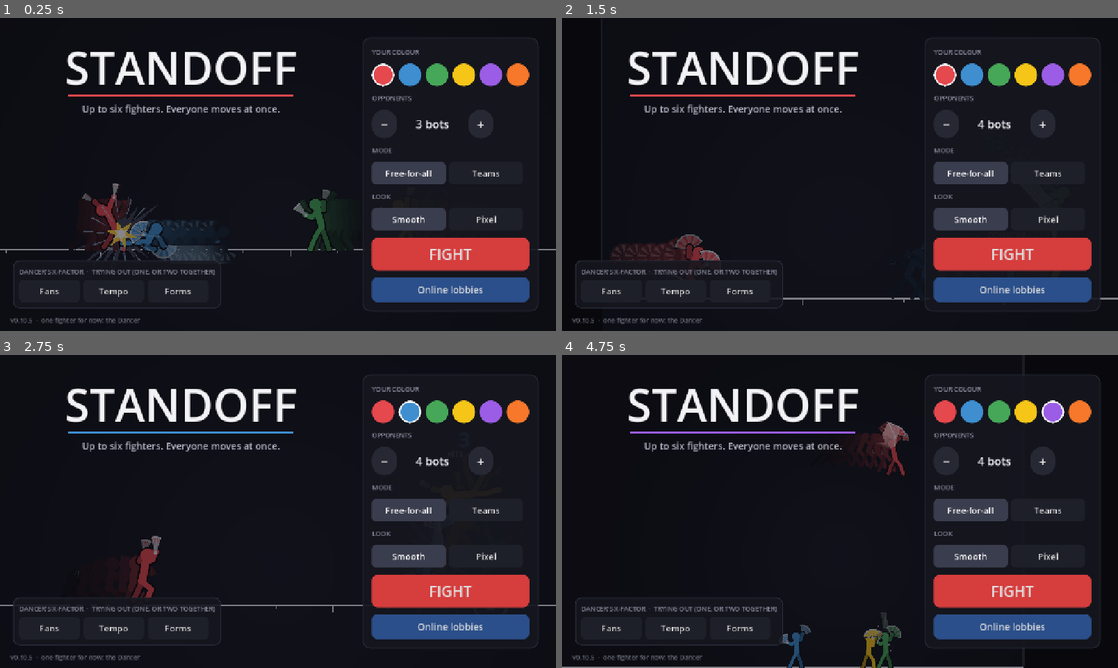
Above: before the commit, frames 1-4 (two rows, left to right).
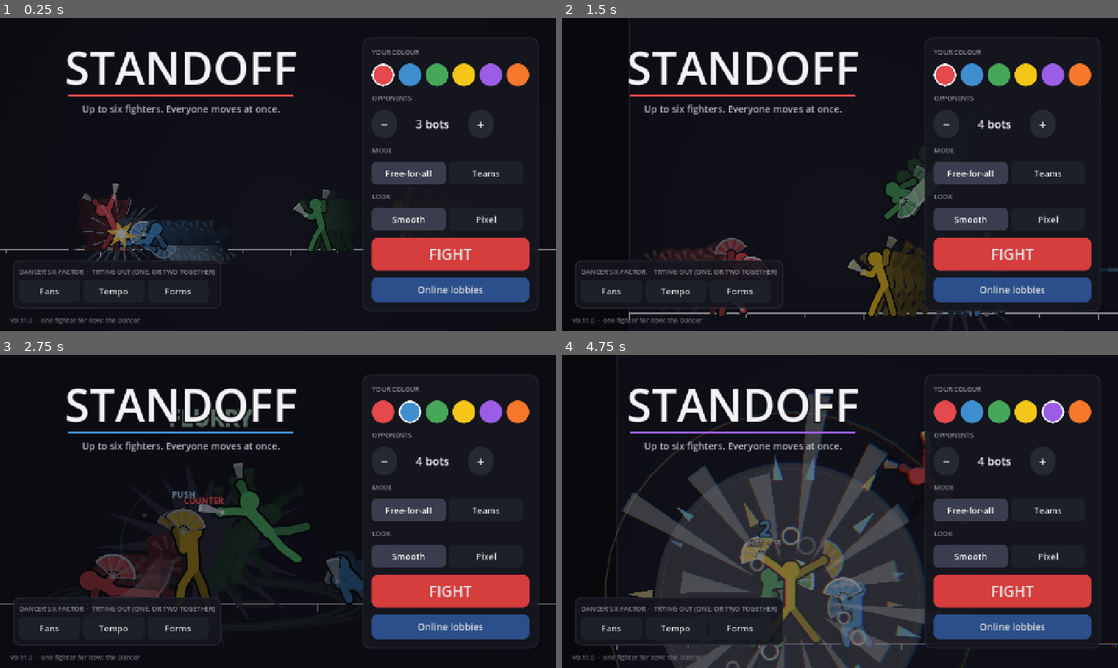
Above: after the commit, the same moments.

Repository: Veriduim/standoff
Game: Godot game, scene res://scenes/main.tscn
The game is run twice, just before and just after one commit, with the same random seed, the same clock (stepped at 60 frames per second) and the same inputs.
Inputs (mouse positions are in pixels of both pictures, inside the frame that each line leads up to):
- Up to frame 1 (0.25 s): no input
- Up to frame 2 (1.5 s): click "+" at 0.5 s; click (945, 74) at 1.27 s
- Up to frame 3 (2.75 s): click (411, 411) at 2.02 s
- Up to frame 4 (4.75 s): click (1001, 411) at 2.77 s; click (1023, 411) at 3.52 s; click (1051, 411) at 4.27 s

The runs differ from the first frame. In frame 1, less than 0.1% of the frame differs, in the area x 4-6%, y 96-98%; in frame 2, 4.3%; in frame 3, 5.3%; in frame 4, 27%, in the area x 0-100%, y 12-100%.

Commit message:
0.11.0: better movement - momentum into attacks, lunge Distance, a movement tool per style (Timmy 23:23 "Have we made it so more of our moves allow for better movement? Along with incorporating some of these into the styles")
- momentum: an attack started on the move slides on through its startup (Sim.CARRY 0.95 friction) and its lunge never
  slows a faster slide - a dash into a Straight carries her into it
- Distance on the lunging attacks (Straight, Side Kick, Sweep, Knee Dash, Silk Glide): 0 on the spot, 100 the full
  lunge - the pick panel's slider, as on dashes
- Fans: Fan Step - blink to your thrown fan and catch it (Ninja's swap to his shuriken; the mods' props); thrown fans
  trail a ribbon of her colour
- Tempo: each beat moves her 8% faster (Sim.TEMPO_MOVE); her beats orbit her as shards of her colour (Yharim's aura)
- Forms: Snap Step - a quick untouchable step in the Snap form; Encore ends in a giant fan sweep
- tests: 5 movement checks; dev: --moveshots plays a+b sequences, --xf, --beats

Co-Authored-By: Claude Opus 5.5 <noreply@anthropic.com>
Claude-Session: https://claude.ai/code/session_019cpLLa1bA2ND22yfhrkoYF

Diff:
--- a/project.godot
+++ b/project.godot
@@ -11,7 +11,7 @@
 [application]
 
 config/name="Standoff"
-config/version="0.10.5"
+config/version="0.11.0"
 config/icon="res://assets/icon.png"
 run/main_scene="res://scenes/main.tscn"
 config/features=PackedStringArray("4.7", "GL Compatibility")
--- a/scripts/dev/move_shots.gd
+++ b/scripts/dev/move_shots.gd
@@ -1,5 +1,7 @@
 extends Node
 ## Dev: any moves as they play - one on one, the other standing still; for each move a strip of frames through it.
+##   godot --path . -- --moveshots=<dir>:<move>,<move>+<next>@<gap>...   (a+b: b picked at her next pick;
+##   -- --xf=fans,tempo sets the styles, -- --beats=N her Tempo)
 ##   godot --path . -- --moveshots=<dir>:<move>,<move>@<gap>...   ->  <dir>/<move>.png (a strip of 5 frames; @gap: how
 ##   far apart they start, 90 if not given)
 
@@ -18,13 +20,21 @@
 	var out := arg.get_slice(":", 0) + ":" + arg.get_slice(":", 1) if arg.get_slice_count(":") > 2 else arg.get_slice(":", 0)
 	var list := arg.get_slice(":", arg.get_slice_count(":") - 1).split(",", false)
 	DirAccess.make_dir_recursive_absolute(out)
+	var beats := 0
+	for a in OS.get_cmdline_user_args():
+		if a.begins_with("--xf="):
+			game.home.xf = Sim.xf_set(a.trim_prefix("--xf="))
+		elif a.begins_with("--beats="):
+			beats = int(a.trim_prefix("--beats="))
 	for item in list:
-		var mid := item.get_slice("@", 0)
+		var seq := item.get_slice("@", 0).split("+")
+		var mid := seq[0]
 		var gap := float(item.get_slice("@", 1)) if item.contains("@") else 90.0
 		game.start_local(1, "ffa", 0)
 		game.bots[1] = Still.new()
 		game.sim.fighters[1].burst = 0
 		game.sim.fighters[0].meter = Sim.METER_MAX   # (supers too)
+		game.sim.fighters[0].tempo = beats
 		game.sim.fighters[0].pos = Vector2(-gap / 2.0, 0.0)
 		game.sim.fighters[1].pos = Vector2(gap / 2.0, 0.0)
 		game.sim.fighters[0].facing = 1
@@ -39,8 +49,13 @@
 				var shown: int = game._first_tick + game._shown
 				if shown >= t0 + 6 * (k + 1) or game.phase == "over":
 					break
-				if game.phase == "pick":   # (a stop for a pick: carry on as you are)
-					game._commit({"move": "hold"})
+				if game.phase == "pick":   # (a stop for a pick: the next in the sequence, else carry on as you are)
+					var nxt := "hold"
+					if seq.size() > 1 and game.sim.fighters[0].actionable() or (seq.size() > 1
+							and game.sim.legal_moves(0).has(seq[1])):
+						nxt = seq[1]
+						seq.remove_at(1)
+					game._commit({"move": nxt, "x": 1.0})
 				await get_tree().process_frame
 			await RenderingServer.frame_post_draw
 			shots.append(get_viewport().get_texture().get_image())
@@ -51,7 +66,7 @@
 			var im := shots[k]
 			im.resize(w, h)
 			strip.blit_rect(im, Rect2i(0, 0, w, h), Vector2i(w * k, 0))
-		strip.save_png(out.path_join(mid + ".png"))
+		strip.save_png(out.path_join(item.get_slice("@", 0).replace("+", "_") + ".png"))
 		print("shot ", mid)
 		for _i in 600:
 			if game.phase == "pick" or game.phase == "over":
--- a/scripts/sim/bot.gd
+++ b/scripts/sim/bot.gd
@@ -14,7 +14,7 @@
 	"airthrow", "airjump"]
 const GRABS := ["grab", "hiptoss", "spinthrow"]
 const SUPERS := ["flurry", "cyclone", "finale"]
-const CLOSE_IN := ["walk", "dash", "roll", "kneedash", "floorslide"]
+const CLOSE_IN := ["walk", "dash", "roll", "kneedash", "floorslide", "snapstep", "fanstep"]
 const BACK_OFF := ["backstep", "walk", "dash"]
 
 var rng := RandomNumberGenerator.new()
--- a/scripts/sim/moves.gd
+++ b/scripts/sim/moves.gd
@@ -113,7 +113,7 @@
 				"block": 6, "chip": 1, "group": 0}],
 			"pose": [[0, "jab_wind"], [3, "jab_hit"], [8, "idle"]]},
 		"straight": {"name": "Straight", "tab": "attack", "kind": "attack", "proration": 1, "frames": 20, "where": "ground",
-			"aim": "facing", "motion": [[3, 9, 6.5, 0.0]],
+			"aim": "facing", "motion": [[3, 9, 6.5, 0.0]], "dist": [20, 20, 0.0],
 			"hits": [{"from": 7, "to": 9, "box": [10, -82, 66, 20], "dmg": 32, "stun": 16, "kb": [5.0, -1.0],
 				"block": 10, "chip": 2, "group": 0}],
 			"pose": [[0, "jab_wind"], [7, "straight"], [13, "idle"]]},
@@ -123,7 +123,7 @@
 				"block": 8, "chip": 1, "group": 0, "height": "low"}],
 			"pose": [[0, "crouch"], [5, "low_kick"], [10, "idle"]]},
 		"sidekick": {"name": "Side Kick", "tab": "attack", "kind": "attack", "frames": 24, "where": "ground",
-			"aim": "facing", "motion": [[2, 9, 6.0, 0.0]],
+			"aim": "facing", "motion": [[2, 9, 6.0, 0.0]], "dist": [24, 24, 0.0],
 			"hits": [{"from": 8, "to": 10, "box": [12, -66, 78, 22], "dmg": 40, "stun": 18, "kb": [9.0, -2.0],
 				"block": 12, "chip": 3, "group": 0, "splat": true}],
 			"pose": [[0, "kick_wind"], [8, "side_kick"], [15, "idle"]]},
@@ -140,7 +140,7 @@
 				"block": 12, "chip": 4, "group": 0}],
 			"pose": [[0, "crouch"], [7, "spin1"], [10, "spin2"], [14, "idle"]], "icon": "spin2"},
 		"sweep": {"name": "Sweep", "tab": "attack", "floor": true, "kind": "attack", "proration": -1, "frames": 28, "where": "ground",
-			"aim": "facing", "motion": [[3, 12, 6.0, 0.0]],
+			"aim": "facing", "motion": [[3, 12, 6.0, 0.0]], "dist": [28, 28, 0.0],
 			"hits": [{"from": 9, "to": 11, "box": [10, -22, 84, 22], "dmg": 30, "stun": 34, "kb": [3.0, -3.0],
 				"block": 10, "chip": 2, "group": 0, "height": "low", "knockdown": true}],
 			"pose": [[0, "crouch"], [9, "sweep"], [18, "crouch"], [24, "idle"]]},
@@ -150,7 +150,7 @@
 				"block": 14, "chip": 5, "group": 0, "bounce": true, "height": "high", "knockdown": true}],
 			"pose": [[0, "kick_wind"], [8, "axe_up"], [15, "axe_down"], [24, "idle"]], "icon": "axe_up"},
 		"kneedash": {"name": "Knee Dash", "tab": "attack", "kind": "attack", "frames": 26, "where": "ground",
-			"aim": "facing", "motion": [[4, 14, 13.0, 0.0]],
+			"aim": "facing", "motion": [[4, 14, 13.0, 0.0]], "dist": [26, 26, 0.15],
 			"hits": [{"from": 6, "to": 14, "box": [10, -70, 40, 34], "dmg": 34, "stun": 18, "kb": [6.0, -3.0],
 				"block": 10, "chip": 3, "group": 0, "guardbreak": true}],
 			"pose": [[0, "dash"], [5, "knee"], [17, "idle"]]},
@@ -302,7 +302,7 @@
 				"block": 10, "chip": 2, "group": 0}],
 			"pose": [[0, "fan_low"], [8, "fan_up"], [20, "idle"]], "icon": "fan_up"},
 		"glide": {"name": "Silk Glide", "tab": "special", "kind": "attack", "frames": 30, "where": "ground",
-			"aim": "facing", "shot_invuln": [2, 18], "motion": [[3, 18, 15.0, 0.0]],
+			"aim": "facing", "shot_invuln": [2, 18], "motion": [[3, 18, 15.0, 0.0]], "dist": [30, 30, 0.2],
 			"hits": [{"from": 6, "to": 18, "box": [12, -54, 54, 44], "dmg": 30, "stun": 22, "kb": [8.0, -6.0],
 				"block": 8, "chip": 3, "group": 0, "height": "low"}],
 			"pose": [[0, "crouch"], [3, "glide"], [20, "crouch"], [26, "idle"]], "icon": "glide"},
@@ -316,12 +316,16 @@
 			"hits": [{"from": 4, "to": 6, "box": [6, -100, 96, 64], "dmg": 26, "stun": 16, "kb": [5.0, -2.0],
 				"block": 8, "chip": 2, "group": 0}],
 			"pose": [[0, "throw_wind"], [4, "throw_out"], [12, "idle"]], "icon": "throw_out"},
+		"fanstep": {"name": "Fan Step", "tab": "move", "kind": "move", "xf": "fans", "needs_out": true, "blink_at": 5,
+			"frames": 16, "where": "both", "aim": "none", "float": true, "invuln": [0, 8],
+			"pose": [[0, "crouch"], [5, "dash"], [10, "idle"]], "icon": "dash"},
 		"recall": {"name": "Recall", "tab": "special", "kind": "special", "xf": "fans", "recall_at": 3, "frames": 12,
 			"where": "both", "aim": "none", "float": true,
 			"pose": [[0, "throw_out"], [3, "throw_wind"], [9, "idle"]], "icon": "throw_wind"},
 		# Tempo: a beat for landing or having a move blocked, or dodging through a hit; four = Encore (spends them)
 		"encore": {"name": "Encore", "tab": "special", "kind": "attack", "xf": "tempo", "tempo": 4, "no_cancel": true,
 			"frames": 46, "where": "ground", "aim": "facing", "motion": [[2, 30, 4.5, 0.0]],
+			"cue": {"at": 28, "type": "sweep_up"},
 			"hits": [{"from": 6, "to": 8, "box": [4, -96, 64, 70], "dmg": 16, "stun": 18, "kb": [2.0, -1.0], "block": 6,
 				"chip": 1, "group": 0},
 				{"from": 13, "to": 15, "box": [4, -60, 70, 50], "dmg": 16, "stun": 18, "kb": [2.0, -1.0], "block": 6,
@@ -345,6 +349,9 @@
 			"hits": [{"from": 2, "to": 3, "box": [8, -88, 50, 26], "dmg": 13, "stun": 12, "kb": [2.0, 0.0], "block": 5,
 				"chip": 1, "group": 0}],
 			"pose": [[0, "snap"], [2, "jab_hit"], [6, "snap"]], "icon": "jab_hit"},
+		"snapstep": {"name": "Snap Step", "tab": "move", "kind": "move", "xf": "forms", "form": "snap", "interrupt": true,
+			"frames": 10, "where": "ground", "aim": "facing", "invuln": [1, 4], "motion": [[1, 6, 18.0, 0.0]],
+			"dist": [10, 10, 0.3], "pose": [[0, "snap"], [1, "dash"], [7, "snap"]], "icon": "dash"},
 		"snapkick": {"name": "Snap Kick", "tab": "attack", "kind": "attack", "xf": "forms", "form": "snap",
 			"frames": 17, "where": "ground", "aim": "facing", "motion": [[2, 7, 5.0, 0.0]],
 			"hits": [{"from": 4, "to": 6, "box": [8, -112, 74, 44], "dmg": 30, "stun": 18, "kb": [5.0, -4.0], "block": 8,
--- a/scripts/sim/sim.gd
+++ b/scripts/sim/sim.gd
@@ -107,6 +107,8 @@
 const TEMPO_MAX := 4          ## Tempo: beats; Encore at four
 const TEMPO_DMG := 0.06       ## ...each beat: this much more damage
 const TEMPO_FADE := 300       ## ...a beat fades after this long without a new one
+const TEMPO_MOVE := 0.08      ## ...and each beat moves her this much faster (dashes, steps, jumps)
+const CARRY := 0.95           ## friction in an attack's startup - she slides on with her momentum (FRICTION otherwise)
 const FORMS := ["flow", "snap", "floor"]
 const FLOOR_HEIGHT := 56.0    ## Forms: how tall she is in the Floor form (high hits pass over)
 const SNAP_DMG := 1.15        ## ...the Snap form's strikes: more damage...
@@ -290,7 +292,7 @@
 	if xf.has("fans"):
 		if f.fans < int(m.get("fans", 0)):
 			return false
-		if m.has("recall_at") and not _fans_out(f):
+		if (m.has("recall_at") or m.has("needs_out")) and not _fans_out(f):
 			return false
 	if xf.has("tempo") and f.tempo < int(m.get("tempo", 0)):
 		return false
@@ -657,10 +659,19 @@
 		return
 	var m := Moves.move(f.character, f.move)
 	var k := lerpf(float(m["dist"][2]), 1.0, f.dist) if m.has("dist") else 1.0   # (a short one goes slower)
+	var kind := str(m.get("kind", ""))
+	if xf.has("tempo") and kind == "move":   # (Tempo: each beat moves her faster)
+		k *= 1.0 + TEMPO_MOVE * float(f.tempo)
+	if m.has("blink_at") and int(m["blink_at"]) == f.frame:   # (Fan Step: to her thrown fan, in a blink)
+		_blink(f)
 	for seg: Array in m.get("motion", []):
 		if f.frame >= int(seg[0]) and f.frame <= int(seg[1]):
 			var vx := _val(seg[2], f) * k
-			f.vel.x = vx if seg[2] is Array else vx * f.facing   # (a picked direction is already left / right)
+			var nx := vx if seg[2] is Array else vx * f.facing   # (a picked direction is already left / right)
+			# (an attack's lunge keeps any faster momentum the same way - 23:23 "better movement")
+			if kind in ["attack", "special", "super"] and signf(f.vel.x) == signf(nx) and absf(f.vel.x) > absf(nx):
+				nx = f.vel.x
+			f.vel.x = nx
 			f.vel.y = _val(seg[3], f) * k
 
 
@@ -700,7 +711,7 @@
 				f.move = ""
 		# sliding to a stop (knockback, the end of a step) unless a move is pushing them this frame
 		if not _pushing(f):
-			f.vel.x *= FRICTION
+			f.vel.x *= CARRY if _in_startup(f) else FRICTION   # (an attack's startup slides on with her momentum)
 			if absf(f.vel.x) < 0.05:
 				f.vel.x = 0.0
 	var half := float(Moves.stats(f.character)["width"]) / 2.0
@@ -739,6 +750,35 @@
 	f.kd = false
 	f.vel.x *= 0.3
 	_event("down", f, null)
+
+
+## In an attack's startup (before its first hit) - momentum carries through it.
+func _in_startup(f: Fighter) -> bool:
+	if f.move == "" or f.stun > 0 or f.blockstun > 0 or f.lock > 0:
+		return false
+	var m := Moves.move(f.character, f.move)
+	if not str(m.get("kind", "")) in ["attack", "special", "super", "grab"]:
+		return false
+	var hits: Array = m.get("hits", [])
+	return not hits.is_empty() and f.frame < int(hits[0]["from"])
+
+
+## Fan Step: she blinks to her nearest fan in the air (a step off the ground at most) and catches it.
+func _blink(f: Fighter) -> void:
+	var best: Dictionary = {}
+	for s: Dictionary in shots:
+		if int(s["owner"]) == f.id and bool(s.get("ret", false)) and (best.is_empty()
+				or (s["pos"] as Vector2).distance_to(f.pos) < (best["pos"] as Vector2).distance_to(f.pos)):
+			best = s
+	if best.is_empty():
+		return
+	var to: Vector2 = best["pos"]
+	_event("blink", f, null, 0, {"from": [f.pos.x, f.pos.y]})
+	f.pos = Vector2(clampf(to.x, -half + 20.0, half - 20.0), minf(0.0, to.y + 60.0))
+	f.vel = Vector2.ZERO
+	shots.erase(best)
+	f.fans = mini(FANS_MAX, f.fans + 1)
+	_event("catch", f, null)
 
 
 func _pushing(f: Fighter) -> bool:
--- a/scripts/tests/sim_test.gd
+++ b/scripts/tests/sim_test.gd
@@ -527,6 +527,67 @@
 			and float((s.shots[0]["vel"] as Vector2).y) < -1.0 and float((s.shots[0]["vel"] as Vector2).x) > 1.0)
 
 
+func _test_movement() -> void:
+	_section("Better movement (Timmy 23:23): momentum into attacks, how far you lunge, each style's movement tool")
+	var still := _duel("dancer", "dancer", 600.0)
+	still.apply({0: {"move": "jab", "x": 1.0}, 1: {"move": "wait"}})
+	var moving := _duel("dancer", "dancer", 600.0)
+	moving.fighters[0].vel.x = 16.0   # (coming out of a dash)
+	moving.apply({0: {"move": "jab", "x": 1.0}, 1: {"move": "wait"}})
+	for _i in 12:
+		still.step()
+		moving.step()
+	var d0 := still.fighters[0].pos.x + 300.0
+	var d1 := moving.fighters[0].pos.x + 300.0
+	_check("an attack started on the move keeps the momentum (jab from still %.0f px, from a dash %.0f px)" % [d0, d1],
+			d1 > d0 + 40.0)
+	var near := _duel("dancer", "dancer", 600.0)
+	near.apply({0: {"move": "straight", "x": 1.0, "dist": 0.0}, 1: {"move": "wait"}})
+	var far := _duel("dancer", "dancer", 600.0)
+	far.apply({0: {"move": "straight", "x": 1.0, "dist": 100.0}, 1: {"move": "wait"}})
+	for _i in 16:
+		near.step()
+		far.step()
+	_check("lunging attacks take a Distance: a Straight at 0 stays put (%.0f), at 100 lunges (%.0f)"
+			% [near.fighters[0].pos.x + 300.0, far.fighters[0].pos.x + 300.0],
+			absf(near.fighters[0].pos.x + 300.0) < 6.0 and far.fighters[0].pos.x + 300.0 > 30.0
+			and Moves.move("dancer", "straight").has("dist"))
+	var s := _xf("fans", 700.0)
+	s.apply({0: {"move": "fan", "x": 1.0}, 1: {"move": "wait"}})
+	_steps(s, 30, func() -> bool: return s.fighters[0].actionable())
+	var can := s.legal_moves(0).has("fanstep")
+	var from := s.fighters[0].pos.x
+	s.apply({0: {"move": "fanstep"}})
+	var fan_x := 0.0
+	for _i in 8:
+		if not s.shots.is_empty():
+			fan_x = float((s.shots[0]["pos"] as Vector2).x) + float((s.shots[0]["vel"] as Vector2).x)   # (where it'll be)
+		s.step()
+	_check("Fans: Fan Step blinks her to her thrown fan and she catches it (from %.0f to %.0f, the fan at %.0f, fans %d)"
+			% [from, s.fighters[0].pos.x, fan_x, s.fighters[0].fans], can and absf(s.fighters[0].pos.x - fan_x) < 30.0
+			and s.fighters[0].pos.x - from > 100.0 and s.fighters[0].fans == 2 and s.shots.is_empty())
+	s = _xf("forms", 600.0)
+	s.apply({0: {"move": "snapform"}, 1: {"move": "wait"}})
+	s.run_segment()
+	var x0 := s.fighters[0].pos.x
+	var has_step := s.legal_moves(0).has("snapstep")
+	s.apply({0: {"move": "snapstep", "x": 1.0}})
+	for _i in 10:
+		s.step()
+	_check("Forms: Snap Step - a quick sharp step in the Snap form (%.0f px)" % (s.fighters[0].pos.x - x0),
+			has_step and s.fighters[0].pos.x - x0 > 50.0)
+	var slow := _xf("tempo", 900.0)
+	var fast := _xf("tempo", 900.0)
+	fast.fighters[0].tempo = 4
+	for t: Sim in [slow, fast]:
+		t.apply({0: {"move": "dash", "x": 1.0}, 1: {"move": "wait"}})
+		for _i in 14:
+			t.step()
+	_check("Tempo: on the beat she moves faster (a dash: %.0f px, at four beats %.0f px)"
+			% [slow.fighters[0].pos.x + 450.0, fast.fighters[0].pos.x + 450.0],
+			fast.fighters[0].pos.x > slow.fighters[0].pos.x + 15.0)
+
+
 ## Two Dancers with these x-factors on (Sim RULES "xf"), gap apart, facing each other.
 func _xf(rule: String, gap := 300.0) -> Sim:
 	var s := Sim.create([{"character": "dancer"}, {"character": "dancer"}], "ffa", {"xf": rule})
--- a/scripts/ui/fx.gd
+++ b/scripts/ui/fx.gd
@@ -114,6 +114,9 @@
 			_add("shock", at, Vector2.ZERO, 0.18, Color.WHITE, 46.0)
 			_add("text", at + Vector2(0, -60), Vector2(0, -50), 0.5, Color.WHITE, 18.0)
 			parts[-1]["txt"] = "WHIFF CANCEL"
+		"blink":   # (Fan Step: a flash where she lands, a ring of her colour)
+			_add("glow", at, Vector2.ZERO, 0.25, by.lightened(0.4), 60.0)
+			_add("sweep", at, Vector2.ZERO, 0.25, by, 70.0, 0.0)
 		"sweep", "sweep_up":   # (a giant fan swept out in her colour - Violet's arc in the mod study; up for Updraft)
 			_add("sweep", at, Vector2.ZERO, 0.3, by, 92.0, face if type == "sweep" else 0.0)
 		"gust":   # (Updraft: wind off both fans, rushing up in front of her)
--- a/scripts/ui/stage_view.gd
+++ b/scripts/ui/stage_view.gd
@@ -82,6 +82,10 @@
 	var prev := frame
 	frame = rec
 	shots = flying
+	for sh: Array in flying:   # (a thrown fan trails a ribbon of her colour - the mods' beams)
+		if str(sh[2]) == "fan" and int(sh[3]) < frame.size():
+			fx.ribbon(Vector2(float(sh[0]) - float(sh[4]), float(sh[1]) - float(sh[5])), Vector2(float(sh[0]),
+					float(sh[1])), colour_of(int(sh[3])))
 	for sh: Array in flying:   # (the ground wave kicks up dust as it runs)
 		if str(sh[2]) == "ripple" and int(sh[6]) % 3 == 0:
 			fx.dust(Vector2(float(sh[0]), -2.0), 0.55, _tick_n * 7 + int(sh[6]))
@@ -150,7 +154,7 @@
 		fx.burst_out(a, _chest(a), colour_of(a), n + a)
 		return
 	if type in ["down", "whiff", "sad", "sadness", "bounce", "splat", "ic", "beat", "onbeat", "catch", "recall",
-			"form_snap", "form_floor", "form_flow", "gust", "sweep", "sweep_up"]:   # (a = who it happened to)
+			"form_snap", "form_floor", "form_flow", "gust", "sweep", "sweep_up", "blink"]:   # (a = who it happened to)
 		var at := _chest(a) if not type in ["down", "bounce"] else Vector2(float(frame[a][0]), -6.0)
 		if type == "gust":   # (in front of her, low)
 			at = Vector2(float(frame[a][0]) + face * 50.0, -70.0)
@@ -573,6 +577,8 @@
 		Stick.fan_at(self, pts, "f", face, sc, open, col, alpha >= 1.0, Stick.STEEL if alpha >= 1.0 else col)
 	if alpha < 1.0:
 		return
+	if alpha >= 1.0 and r.size() > 15 and int(r[15]) > 0 and int(r[5]) != 4:   # (Tempo: shards of her colour orbit her,
+		_tempo_aura(i, pts, int(r[15]), col, h * zoom)                          # one a beat - Yharim's in the mod study)
 	if deciding.has(i):
 		var pulse := 0.5 + 0.5 * sin(_time * 6.0)
 		draw_arc(pts["head"], head_r + (7.0 + 3.0 * pulse) * zoom, 0, TAU, 24, Color(1, 1, 1, 0.5 + 0.4 * pulse), 2.0)
@@ -588,6 +594,20 @@
 				Color.WHITE)
 
 
+func _tempo_aura(i: int, pts: Dictionary, beats: int, col: Color, sc: float) -> void:
+	var mid: Vector2 = (pts["neck"] as Vector2).lerp(pts["hip"], 0.4)
+	for k in beats:
+		var a := _time * 2.6 + k * TAU / float(beats) + i
+		var p := mid + Vector2(cos(a) * 44.0, sin(a) * 18.0) * sc
+		var s := (4.5 + (2.0 if beats == Sim.TEMPO_MAX else 0.0)) * sc
+		var dir := Vector2.from_angle(a + PI / 2.0)
+		var c := col.lightened(0.45)
+		if sin(a) < 0.0:   # (the far side of the orbit, behind her - dimmer)
+			c = col.darkened(0.2)
+		draw_colored_polygon(PackedVector2Array([p + dir * s * 1.8, p + dir.orthogonal() * s * 0.7, p - dir * s * 1.8,
+			p - dir.orthogonal() * s * 0.7]), c)
+
+
 func _unhandled_input(event: InputEvent) -> void:
 	var tap := event is InputEventMouseButton and (event as InputEventMouseButton).pressed \
 			and (event as InputEventMouseButton).button_index == MOUSE_BUTTON_LEFT
--- a/scripts/version.gd
+++ b/scripts/version.gd
@@ -2,4 +2,4 @@
 extends RefCounted
 ## The game's version - the home screen shows it, and lobbies list it (only the same version can play together).
 
-const TAG := "0.10.5"
+const TAG := "0.11.0"
Not shown, changed: export_presets.cfg
Not shown, changed: docs/plan.md
Not shown, changed: docs/xfactors.md
